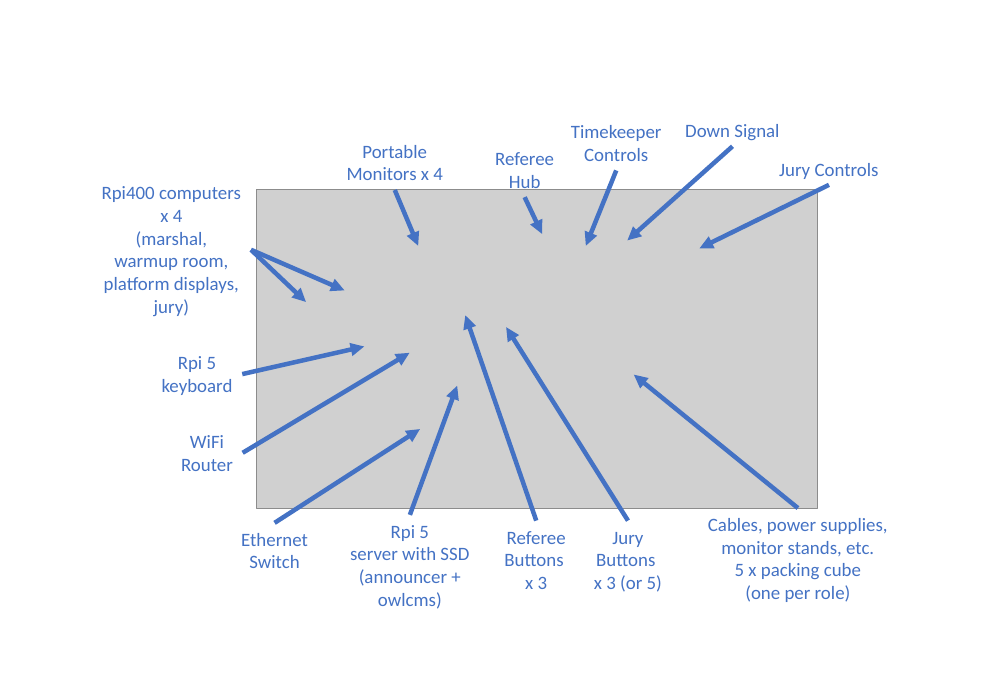
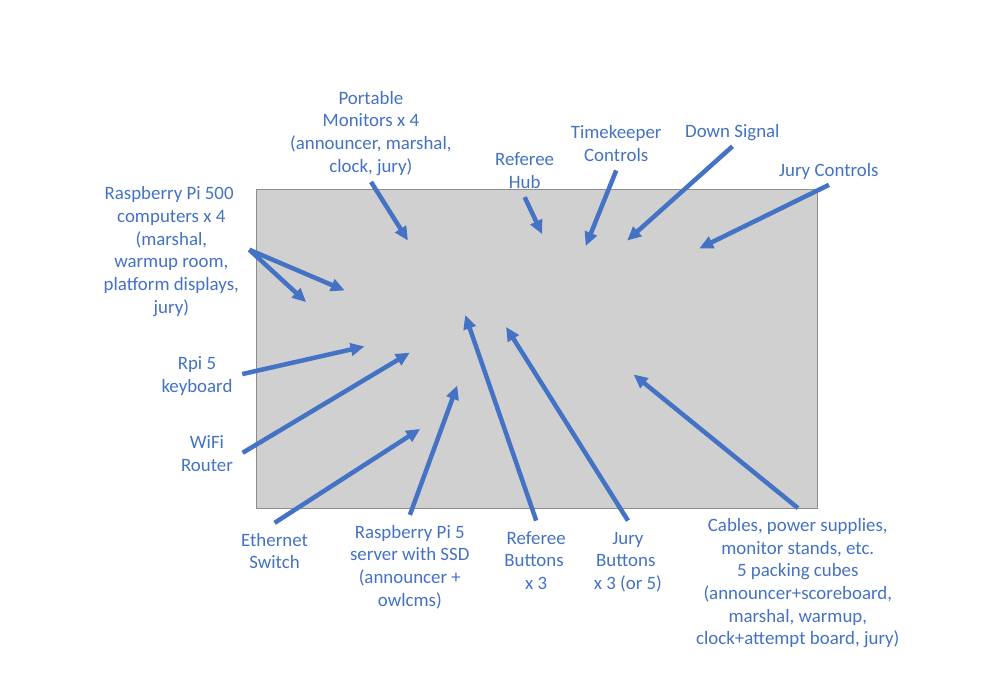
Before and after one commit to owlcms/owlcms4, a slide deck: slide 1 of docs/EquipmentSetup/Kits/OTIS_Case.pptx. Drawn at 1008x698 pixels with LibreOffice and Linux fonts; fonts in the diff are those of the drawing; grey boxes stand for pictures. Boxes give left, top, right and bottom in pixels: in the first picture for what was removed or moved away, otherwise in the second. Text is boxed around its words. In the diff, an @@ line names an element or a change of style, - is before the commit and + after.

```diff
--- a/docs/EquipmentSetup/Kits/OTIS_Case.pptx
+++ b/docs/EquipmentSetup/Kits/OTIS_Case.pptx
@@ text at (290,91,452,175): text changed @@
-Portable
-Monitors x 4
+Portable
+Monitors x 4
+(announcer, marshal,
+clock, jury)
@@ text at (105,186,234,248): text changed @@
-Rpi400 computers
-x 4
-(marshal,
+Raspberry Pi 500
+computers x 4
+(marshal,
@@ arrow moved from (395, 190) - (418, 246) to (371, 181) - (408, 240) @@
@@ text at (355,525,465,541): text changed @@
-Rpi 5
+Raspberry Pi 5
@@ text at (696,518,899,647): text changed @@
-Cables, power supplies, monitor stands, etc.
-5 x packing cube
-(one per role)
+Cables, power supplies, monitor stands, etc.
+5 packing cubes
+(announcer+scoreboard, marshal, warmup, clock+attempt board, jury)
```
Also in this commit, not shown: 3 other files.
